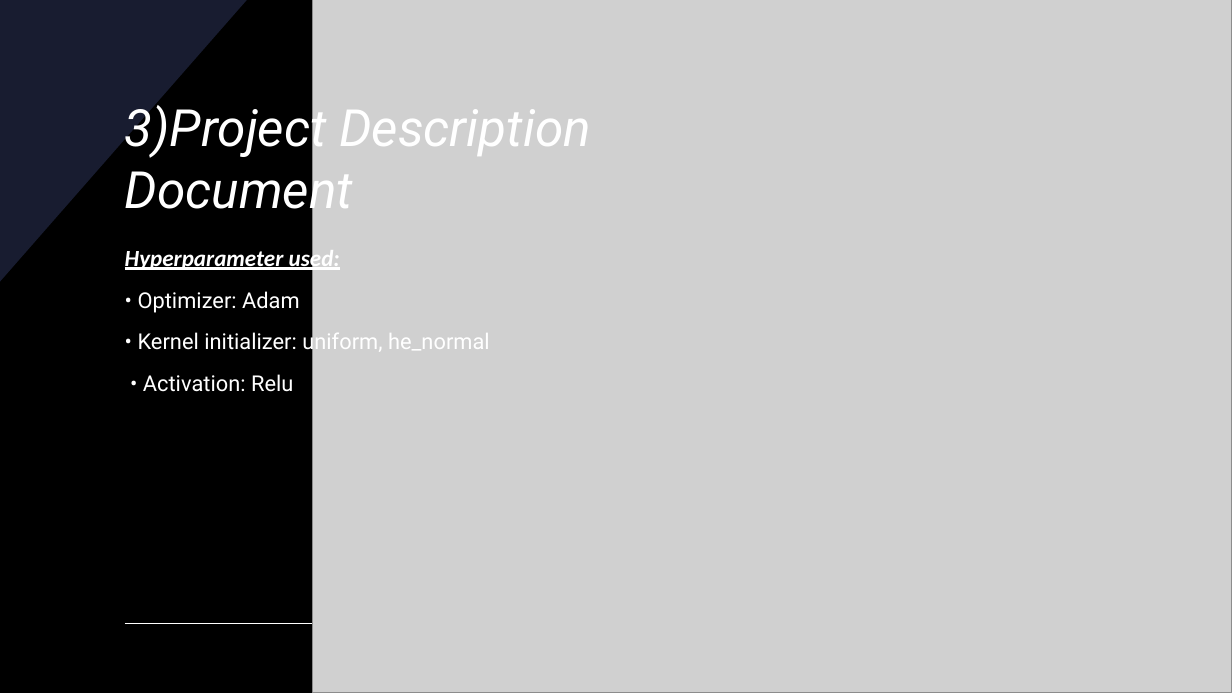
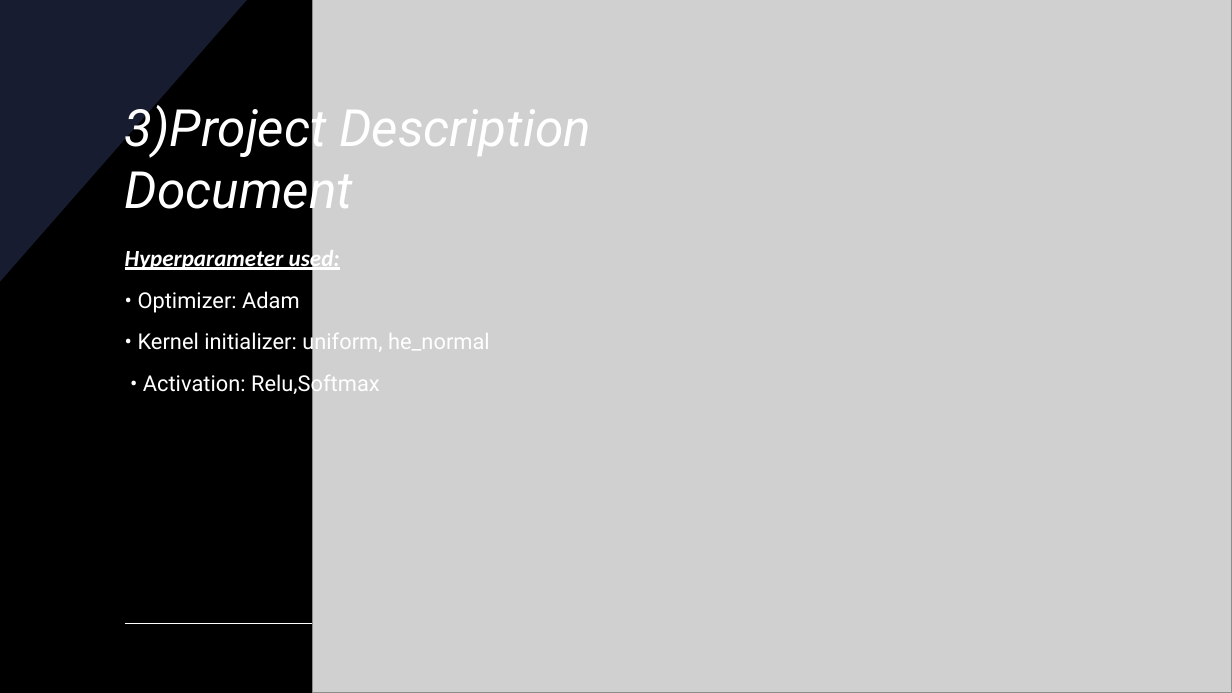
Before and after one commit to EbraheemAbdelAziz/Face-Recognition, a slide deck: slide 8 of SELECTED _2.pptx (slide 7 before the commit). Drawn at 1232x693 pixels with LibreOffice and Linux fonts; fonts in the diff are those of the drawing; grey boxes stand for pictures. Boxes give left, top, right and bottom in pixels: in the first picture for what was removed or moved away, otherwise in the second. Text is boxed around its words. In the diff, an @@ line names an element or a change of style, - is before the commit and + after.

Commit message:
final project

```diff
--- a/SELECTED _2.pptx
+++ b/SELECTED _2.pptx
@@ text at bbox=[143, 371, 380, 398]: text changed @@
-• Activation: Relu
+• Activation: Relu,Softmax
```
Also in this commit, not shown: 2 other slides changed, 1 slide added, 3 other files.
